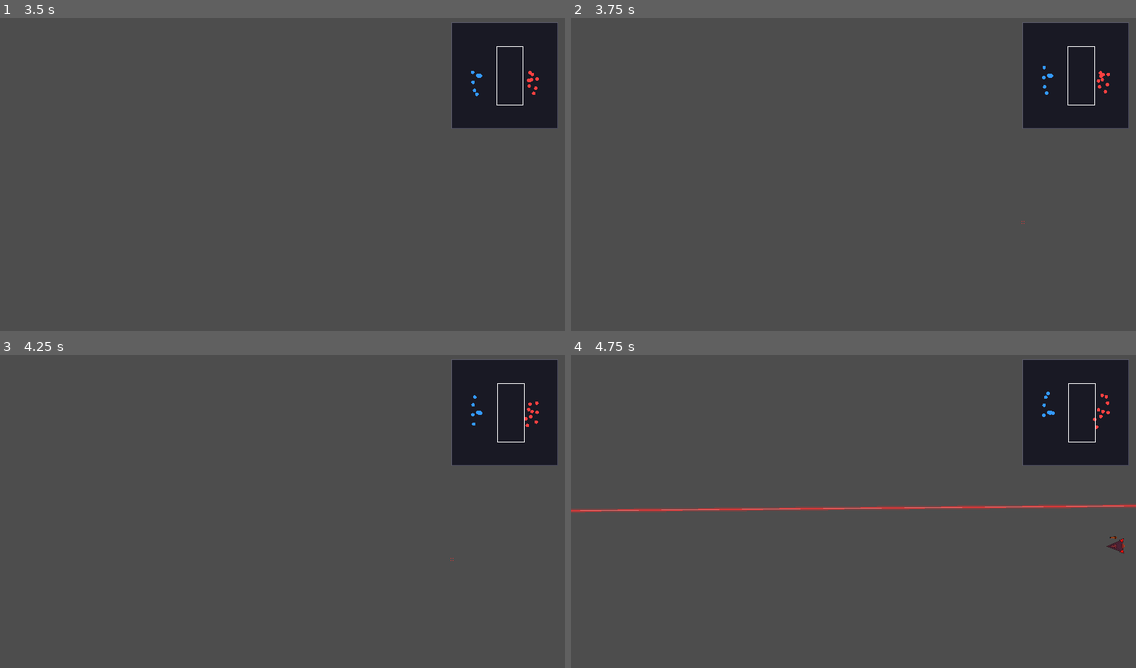
Above: before the commit, frames 1-4 (two rows, left to right).
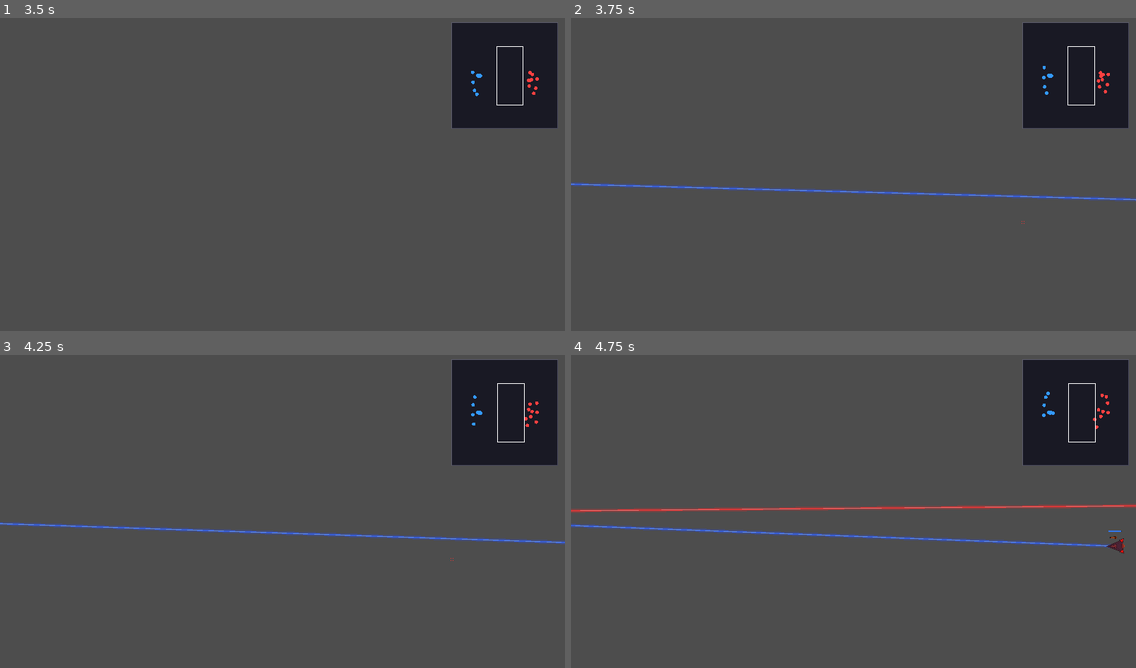
Above: after the commit, the same moments.

Repository: ZhanXuzhao/SpaceRTS
Game: Godot game, scene res://scenes/main.tscn
Same seed, same stepped clock (60 frames per second), same inputs: the game is played once before the commit and once after it.
Inputs (mouse positions are in pixels of both pictures, inside the frame that each line leads up to):
- Up to frame 1 (3.5 s): tap Enter at 0.5 s; move the mouse to (406, 158) at 0.52 s; hold W 0.53-1.25 s; tap R at 0.6 s; click (406, 158) at 0.67 s; drag from (169, 190) to (254, 237) at 1.27 s; move the mouse to (339, 105) at 2.02 s; hold W 2.03-2.75 s; tap H at 2.1 s; drag from (254, 237) to (113, 127) at 2.77 s
- Up to frame 2 (3.75 s): move the mouse to (1023, 221) at 3.52 s; hold A from 3.53 s (still down); tap G at 3.6 s
- Up to frame 3 (4.25 s): keep holding A
- Up to frame 4 (4.75 s): release A at 4.25 s; drag from (684, 464) to (768, 433) at 4.27 s

Frame 1 is identical in both runs. In frame 2, 1.2% of the frame differs, in the area x 0-100%, y 52-59%; in frame 3, 1.2%; in frame 4, 1.2%.

Commit message:
fix: 补回自动索敌else分支(被git checkout回滚丢失)

Diff:
--- a/scripts/unit.gd
+++ b/scripts/unit.gd
@@ -250,6 +250,9 @@
 			_current_target = _find_nearest_enemy()
 		elif _is_area_attack:
 			_current_target = _find_nearest_enemy_in_area()
+		else:
+			# 无指令时自动攻击射程内的敌人（但不追击）
+			_current_target = _find_nearest_enemy_in_range()
 
 
 func _update_turrets(delta: float) -> void:
